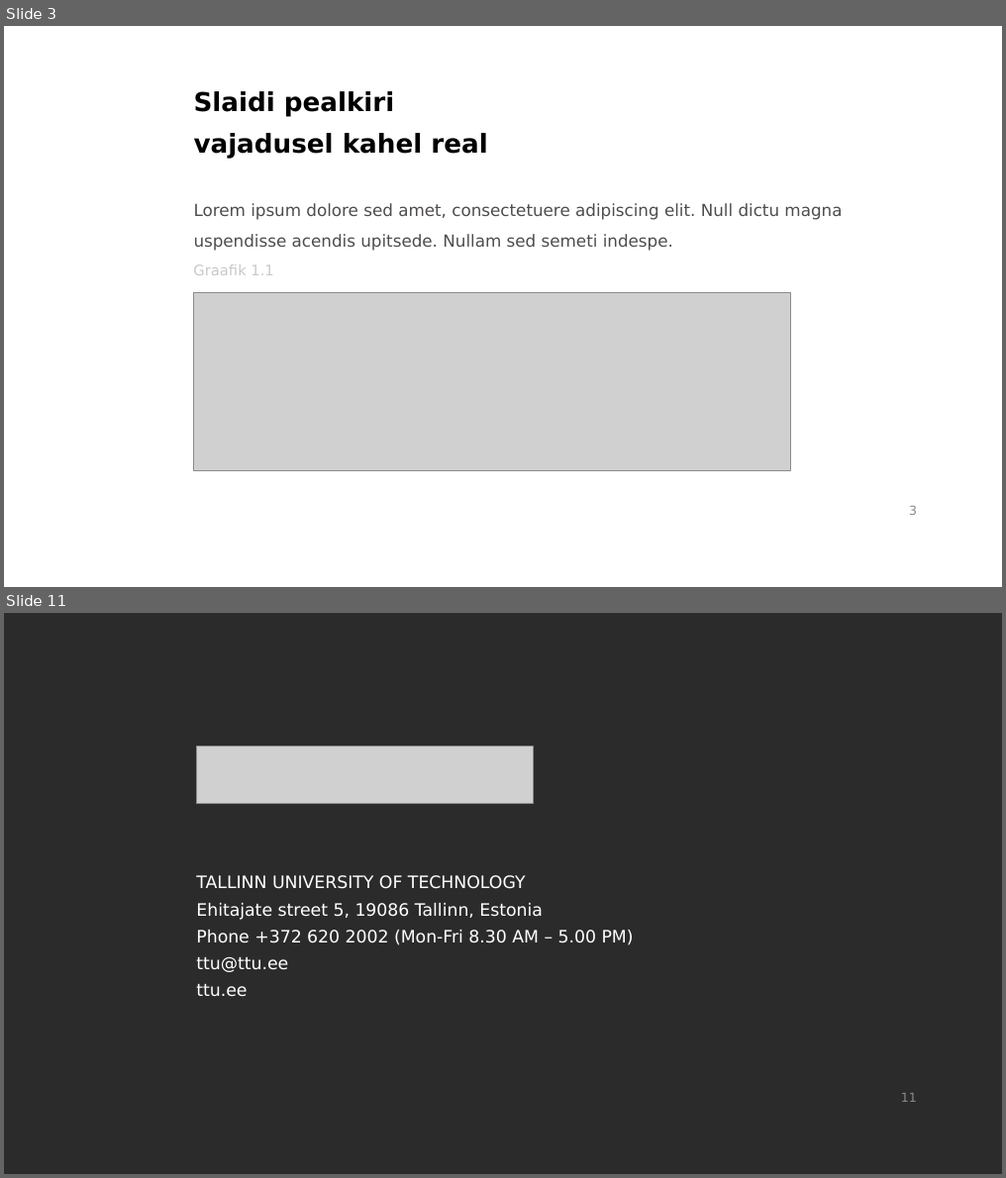
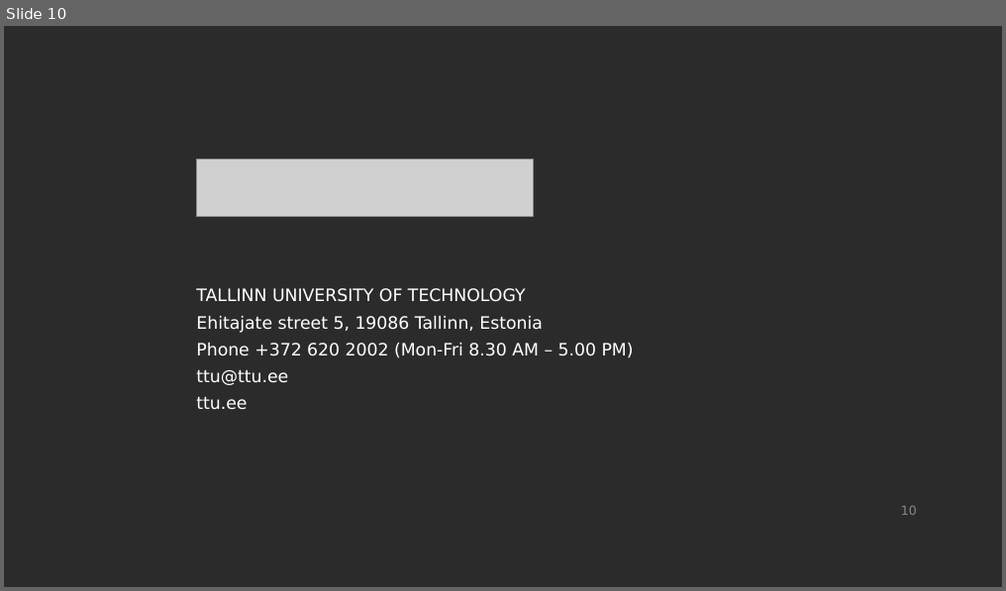
Before and after one commit to gasparka/thesis, a slide deck: presentation.odp. Shown one above the other, each under a label of ours: slides 3 and 11 before the commit, slide 10 after it; the slides between them are not shown. The pictures are 1006x1178 and 1006x591 pixels, drawn with LibreOffice and Linux fonts; fonts in the diff are those of the drawing; grey boxes stand for pictures; background and template pictures are left out; a plain dark background stands for a picture behind light text. Boxes give left, top, right and bottom in pixels: in the first picture for what was removed or moved away, otherwise in the second. Text is boxed around its words. In the diff, an @@ line names an element or a change of style, - is before the commit and + after.

```diff
--- a/presentation.odp
+++ b/presentation.odp
@@ slide 3 removed at (4,26,1002,587), background #FFFFFF; not listed: 1 template element that a slide beside it also shows @@
@@ text removed at (194,91,487,159) @@
-Slaidi pealkiri
-vajadusel kahel real
@@ text removed at (194,203,842,251) @@
-Lorem ipsum dolore sed amet, consectetuere adipiscing elit. Null dictu magna
-uspendisse acendis upitsede. Nullam sed semeti indespe.
@@ picture removed at (193,292,791,471) @@
@@ text removed at (193,265,273,275) @@
-Graafik 1.1
@@ what was slide 11 is now slide 10 @@
@@ page number at (901,506,917,515): text changed @@
-11
+10
```
Also in this commit, not shown: 7 slides added, 7 other slides removed.
